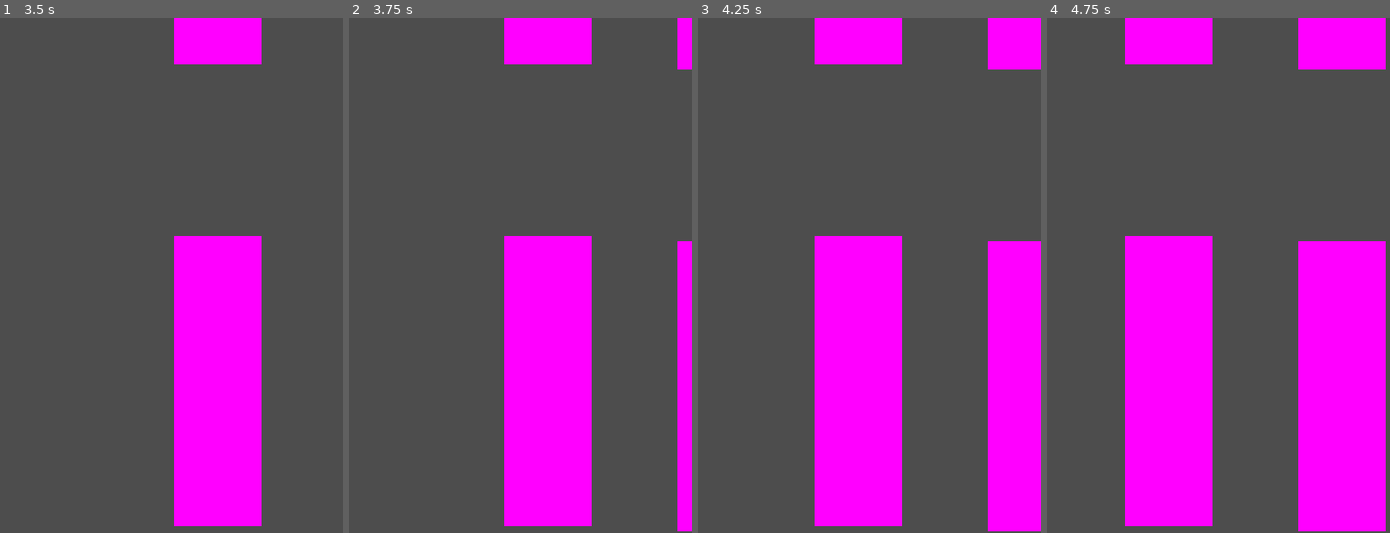
Above: before the commit, frames 1-4 (left to right).
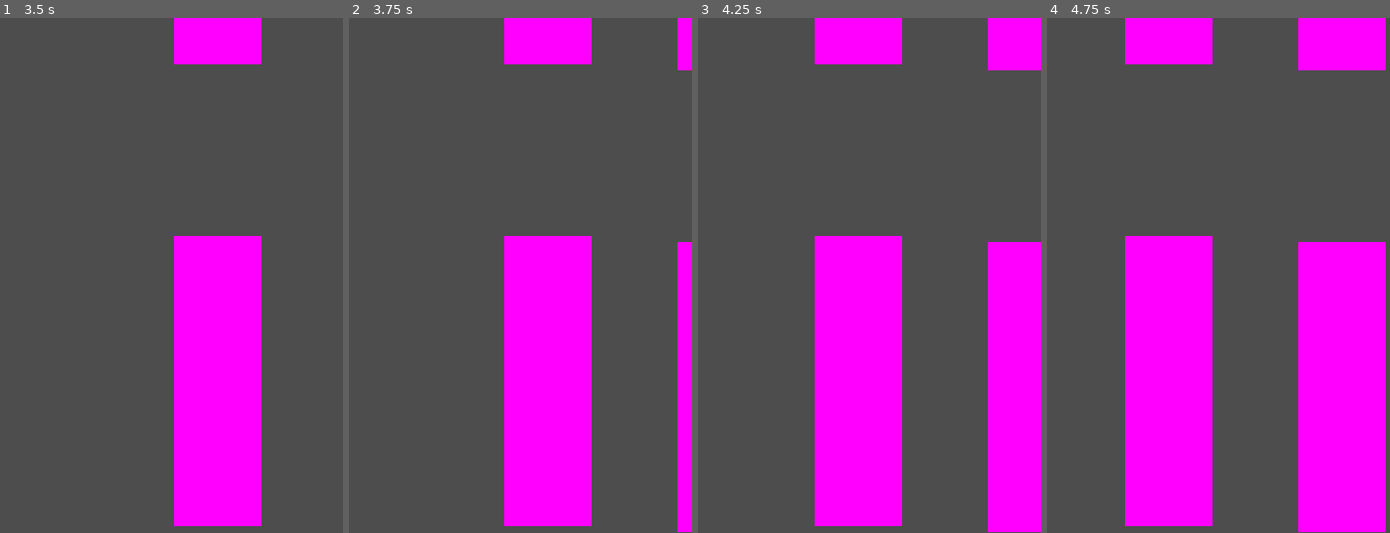
Above: after the commit, the same moments.

Repository: davidward462/flappy-bird
Game: Godot game, scene res://scenes/game.tscn
The game is run twice, just before and just after one commit, with the same random seed, the same clock (stepped at 60 frames per second) and the same inputs.
Inputs:
- Up to frame 1 (3.5 s): tap Space (jump) at 0.77, 1.52, 3.02 s; tap Enter at 1.25 s; hold Down (ui_down) 1.28-2.03 s
- Up to frame 2 (3.75 s): hold Down (ui_down) from 3.53 s (still down)
- Up to frame 3 (4.25 s): keep holding Down (ui_down); tap Space (jump) at 3.77 s
- Up to frame 4 (4.75 s): keep holding Down (ui_down); tap Space (jump) at 4.52 s

Frame 1 is identical in both runs. In frame 2, less than 0.1% of the frame differs, in the area x 95-100%, y 10-100%; in frame 3, less than 0.1%; in frame 4, 0.1%, in the area x 73-99%, y 10-100%.

Commit message:
free wall and move wall script to wall_set

Diff:
--- a/scenes/wall.tscn
+++ b/scenes/wall.tscn
@@ -1,6 +1,4 @@
-[gd_scene load_steps=4 format=3 uid="uid://dfcpibawan7lp"]
-
-[ext_resource type="Script" path="res://scripts/wall.gd" id="1_lb1bu"]
+[gd_scene load_steps=3 format=3 uid="uid://dfcpibawan7lp"]
 
 [sub_resource type="PlaceholderTexture2D" id="PlaceholderTexture2D_gv3e7"]
 
@@ -8,7 +6,6 @@
 size = Vector2(102, 338)
 
 [node name="Area2D" type="Area2D"]
-script = ExtResource("1_lb1bu")
 
 [node name="Sprite2D" type="Sprite2D" parent="."]
 position = Vector2(51, 169)
--- a/scenes/wall_set.tscn
+++ b/scenes/wall_set.tscn
@@ -1,8 +1,10 @@
-[gd_scene load_steps=2 format=3 uid="uid://dulrggsyapgjx"]
+[gd_scene load_steps=3 format=3 uid="uid://dulrggsyapgjx"]
 
+[ext_resource type="Script" path="res://scripts/wall_set.gd" id="1_httfe"]
 [ext_resource type="PackedScene" uid="uid://dfcpibawan7lp" path="res://scenes/wall.tscn" id="1_kpgjx"]
 
 [node name="Node2D" type="Node2D"]
+script = ExtResource("1_httfe")
 
 [node name="upper_wall" parent="." instance=ExtResource("1_kpgjx")]
 position = Vector2(0, -538)
--- a/scripts/game.gd
+++ b/scripts/game.gd
@@ -10,14 +10,15 @@
 	randomize()
 
 func create_wall(x_pos, y_pos)  -> void:
-	var random_height = randf_range(-100, 100)
+	var random_height = int(randf_range(-100, 100))
 	var center_height = 0 + wall_spawn_y_offset + random_height
-
+	var y_spawn = y_pos + center_height
 	# create instance
 	var instance = wall_set_scene.instantiate()
 	# set position
 	instance.position.x = x_pos
-	instance.position.y = y_pos + center_height
+	instance.position.y = y_spawn
+	print("spawned wall at (" + str(x_pos) + ", " + str(y_spawn) + ")")
 	add_child(instance)
 
 # Called every frame. 'delta' is the elapsed time since the previous frame.
--- a/scripts/wall.gd
+++ b/scripts/wall_set.gd
@@ -1,4 +1,4 @@
-extends Area2D
+extends Node2D
 
 var speed = 90.0
 const DIRECTION = -1
@@ -11,3 +11,7 @@
 func _process(delta: float) -> void:
 	# move
 	position.x += speed * delta * DIRECTION
+
+	if position.x < -100:
+		print("freed")
+		queue_free()
